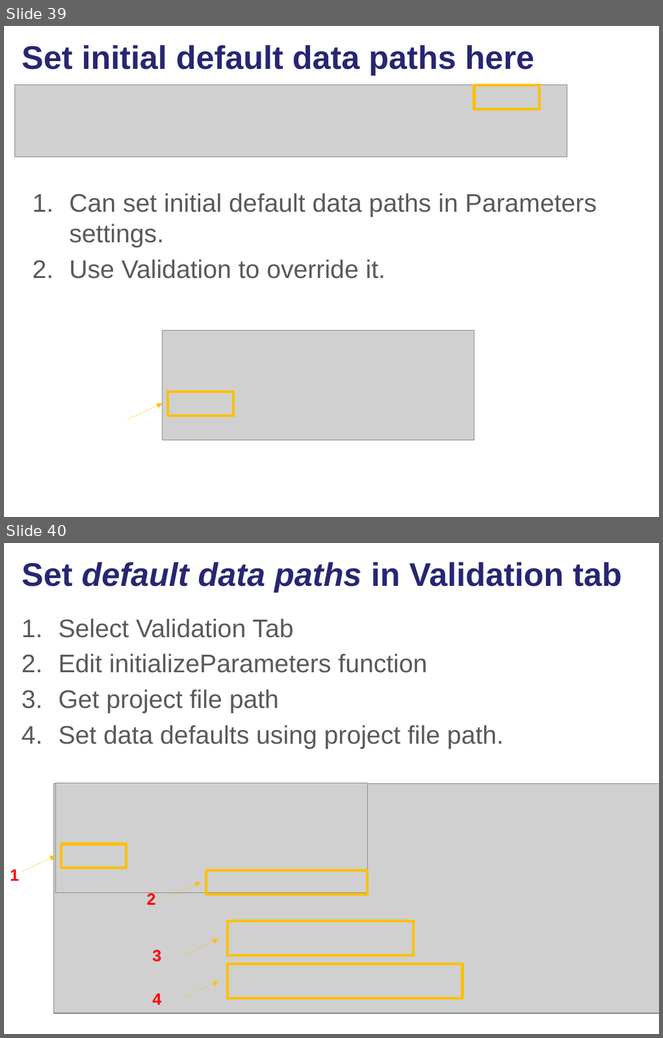
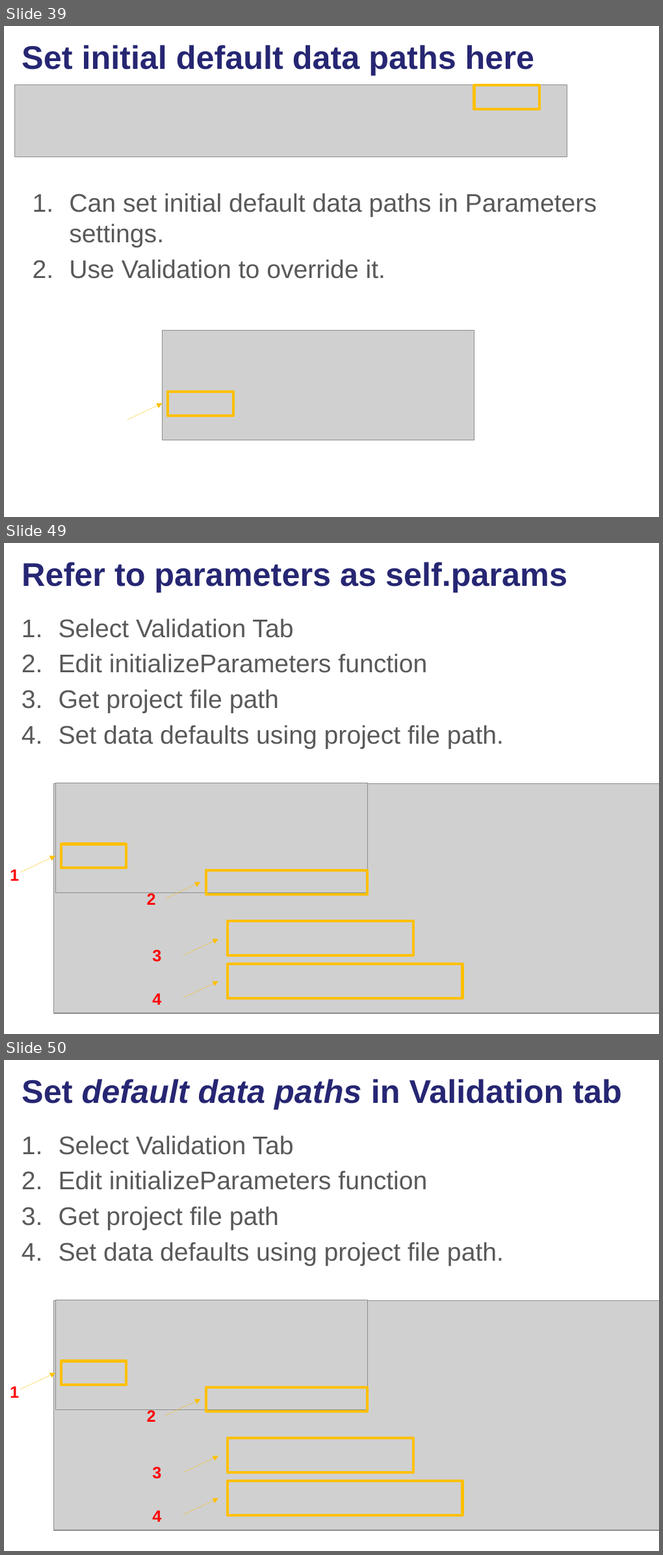
Before and after one commit to lgtateos/gis540, a slide deck: slides/scriptToolParameters.pptx. Shown one above the other, each under a label of ours: slides 39 and 40 before the commit, slides 39, 49 and 50 after it; the slides between them are not shown. The pictures are 663x1038 and 663x1555 pixels, drawn with LibreOffice and Linux fonts; fonts in the diff are those of the drawing; grey boxes stand for pictures. Boxes give left, top, right and bottom in pixels: in the first picture for what was removed or moved away, otherwise in the second. Text is boxed around its words. In the diff, an @@ line names an element or a change of style, - is before the commit and + after.

Commit message:
add more slides
More explanation of setting default values and updating parameters based on other parameters.

```diff
--- a/slides/scriptToolParameters.pptx
+++ b/slides/scriptToolParameters.pptx
@@ slide 49 added at box(4, 543, 659, 1034), background #FFFFFF @@
@@ title added at box(22, 562, 568, 592), 36 pt, text #262673, bold @@
+Refer to parameters as self.params
@@ text added at box(59, 618, 504, 749), 28 pt, text #595959 @@
+1. Select Validation Tab
+2. Edit initializeParameters function
+3. Get project file path
+4. Set data defaults using project file path.
@@ picture added at box(54, 783, 659, 1014) @@
@@ picture added at box(56, 783, 367, 893) @@
@@ rectangle added at box(61, 845, 126, 869), outline #FFC000 3 pt @@
@@ text added at box(10, 869, 19, 881), 18 pt, text #FF0000, bold @@
+1
@@ arrow added from (20, 873) to (56, 856), #FFC000 0.25 pt @@
@@ rectangle added at box(206, 871, 367, 895), outline #FFC000 3 pt @@
@@ text added at box(147, 893, 156, 905), 18 pt, text #FF0000, bold @@
+2
@@ arrow added from (165, 899) to (200, 882), #FFC000 0.25 pt @@
@@ rectangle added at box(228, 922, 414, 956), outline #FFC000 3 pt @@
@@ text added at box(152, 950, 161, 962), 18 pt, text #FF0000, bold @@
+3
@@ arrow added from (183, 956) to (218, 939), #FFC000 0.25 pt @@
@@ rectangle added at box(228, 964, 463, 999), outline #FFC000 3 pt @@
@@ arrow added from (183, 998) to (218, 981), #FFC000 0.25 pt @@
@@ text added at box(152, 993, 161, 1005), 18 pt, text #FF0000, bold @@
+4
@@ what was slide 40 is now slide 50 @@
```
Also in this commit, not shown: 13 other slides added.
